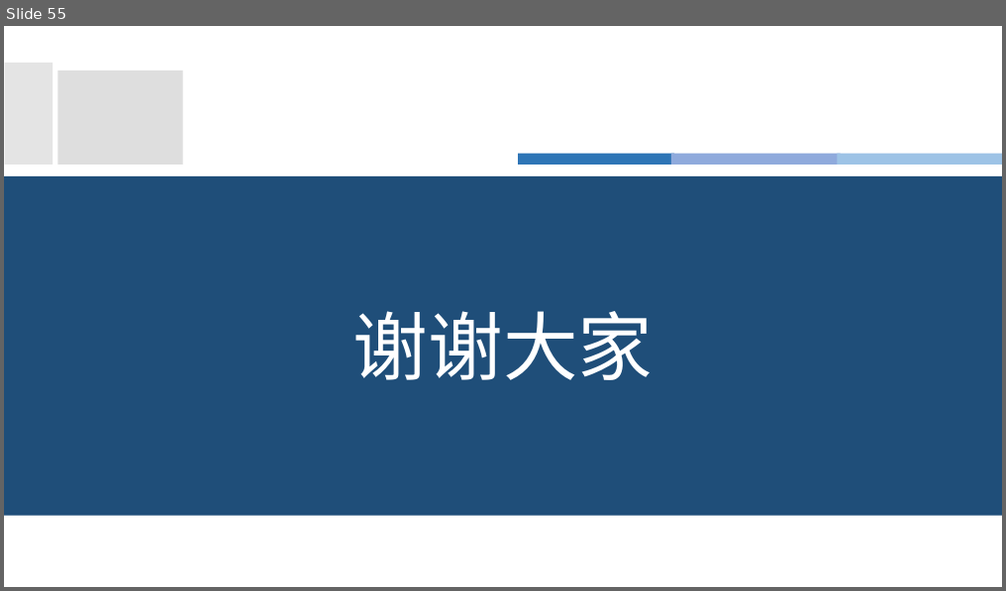
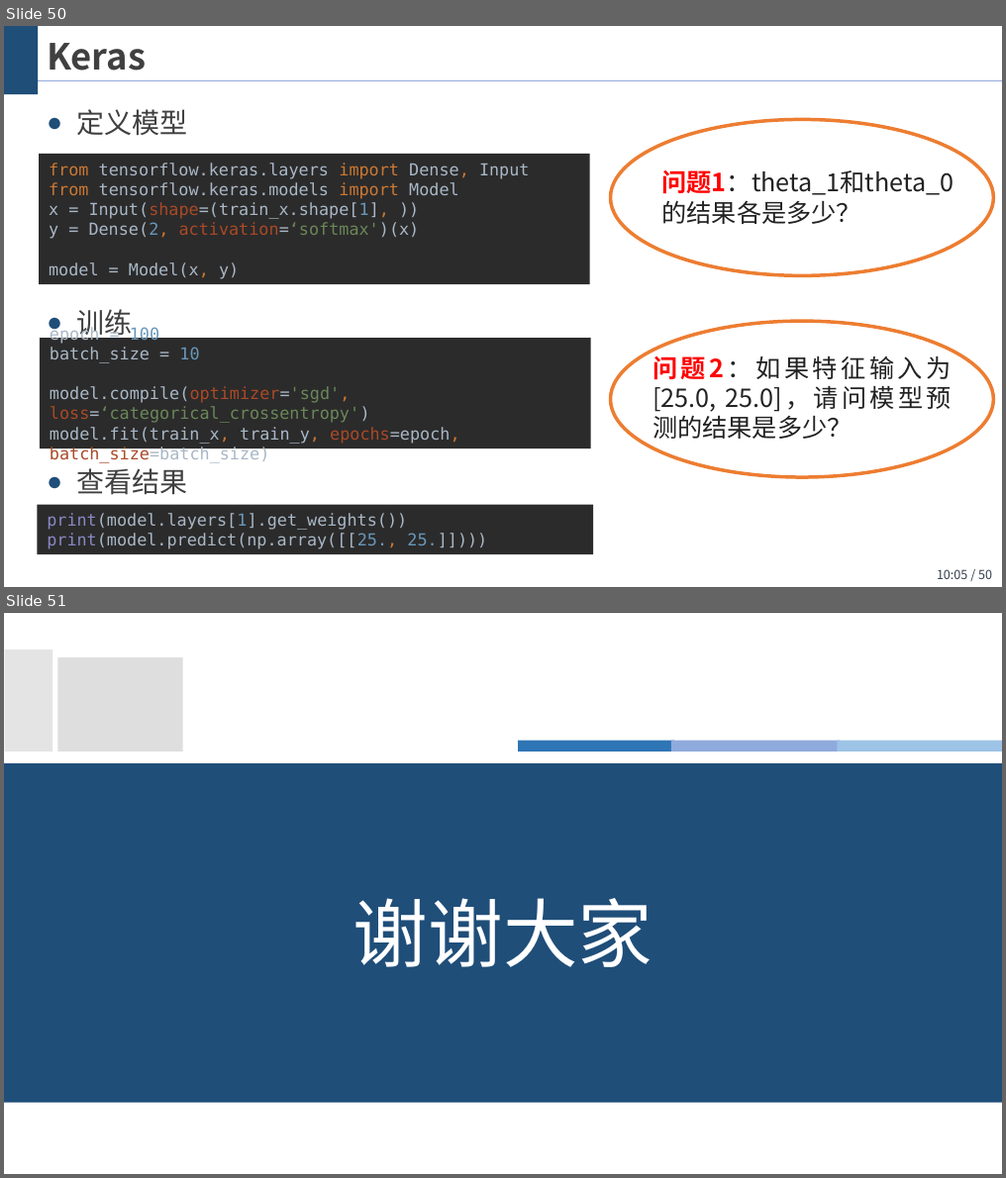
Before and after one commit to wangjin0818/Artificial_Intelligence_2021, a slide deck: chapter 03 - Logistic regression/逻辑斯蒂回归.pptx. Shown one above the other, each under a label of ours: slide 55 before the commit, slides 50 and 51 after it. The pictures are 1006x591 and 1006x1178 pixels, drawn with LibreOffice and Linux fonts; fonts in the diff are those of the drawing; background and template pictures are left out. Boxes give left, top, right and bottom in pixels: in the first picture for what was removed or moved away, otherwise in the second. Text is boxed around its words. In the diff, an @@ line names an element or a change of style, - is before the commit and + after.

```diff
--- a/chapter 03 - Logistic regression/逻辑斯蒂回归.pptx
+++ b/chapter 03 - Logistic regression/逻辑斯蒂回归.pptx
@@ slide 50 added at [4, 26, 1002, 587], background #FFFFFF @@
@@ rectangle added at [4, 26, 38, 95], fill #1F4E79 @@
@@ title added at [47, 43, 146, 71], 26 pt, text #404040, bold @@
+Keras
@@ line added from (4, 80) to (1002, 80), #8FAADC 0.75 pt @@
@@ text added at [76, 109, 187, 495], 20 pt, text #404040 @@
+● 定义模型
+● 训练
+● 查看结果
@@ ellipse added at [611, 120, 994, 276], outline #ED7D31 2.5 pt @@
@@ rectangle added at [39, 154, 590, 284], fill #2B2B2B, 12 pt, text #A9B7C6 @@
+from tensorflow.keras.layers import Dense, Input
+from tensorflow.keras.models import Model
+x = Input(shape=(train_x.shape[1], ))
+y = Dense(2, activation=‘softmax')(x)
+model = Model(x, y)
@@ text added at [662, 171, 954, 195], 18 pt, text #222222 @@
+问题1：theta_1和theta_0的结果各是多少？
@@ ellipse added at [611, 321, 994, 478], outline #ED7D31 2.5 pt @@
@@ rectangle added at [40, 339, 591, 449], fill #2B2B2B, 12 pt, text #A9B7C6 @@
+epoch = 100
+batch_size = 10
+model.compile(optimizer='sgd', loss=‘categorical_crossentropy')
+model.fit(train_x, train_y, epochs=epoch, batch_size=batch_size)
@@ text added at [652, 352, 951, 439], 18 pt, text #222222 @@
+问题2：如果特征输入为[25.0, 25.0]，请问模型预测的结果是多少？
@@ rectangle added at [37, 505, 593, 555], fill #2B2B2B, 12 pt, text #A9B7C6 @@
+print(model.layers[1].get_weights())
+print(model.predict(np.array([[25., 25.]])))
@@ page number added at [937, 570, 992, 579], 9 pt, text #333F50 @@
+10:05 / 50
@@ what was slide 55 is now slide 51 @@
```
Also in this commit, not shown: 12 slides changed, 2 other slides added, 7 slides removed.
